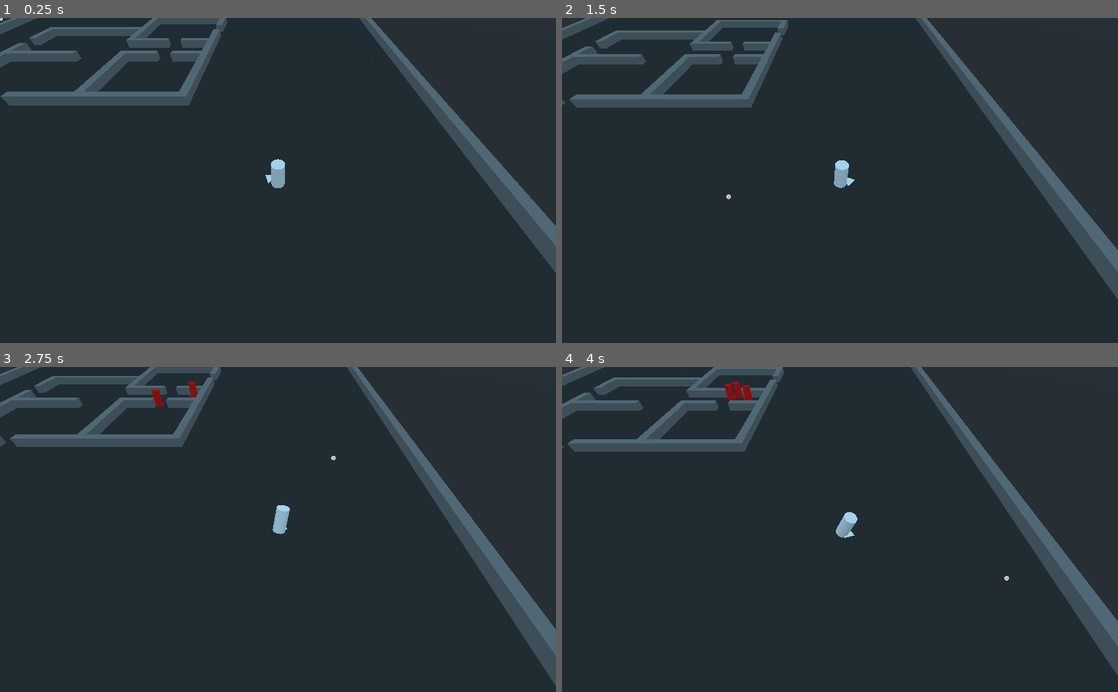
Above: before the commit, frames 1-4 (two rows, left to right).
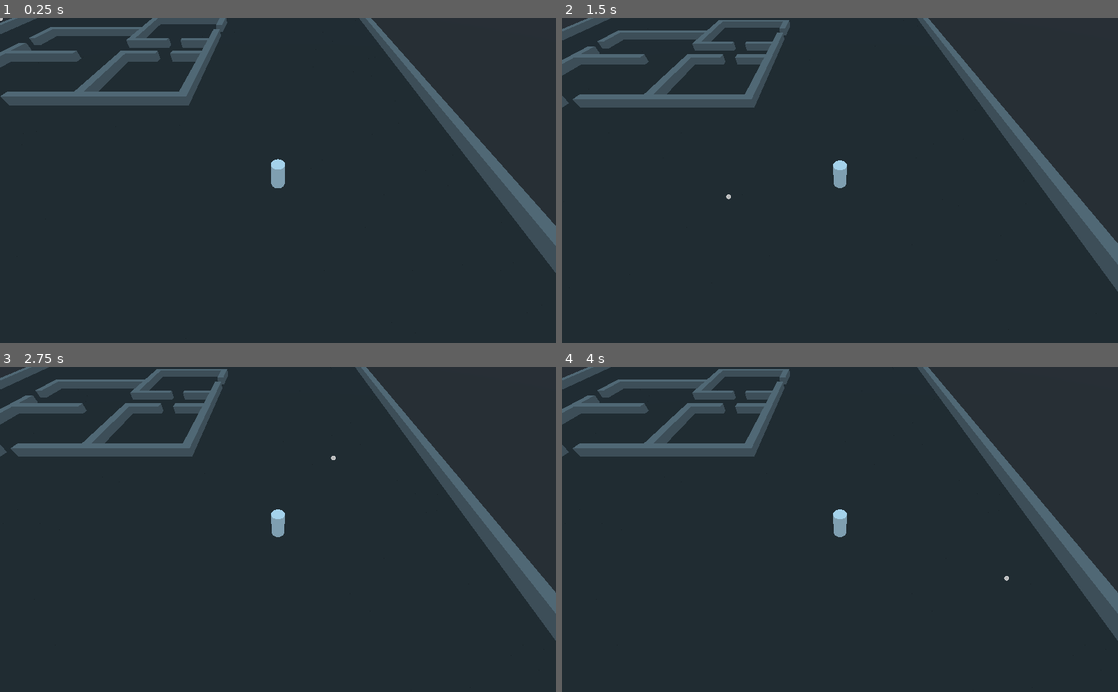
Above: after the commit, the same moments.

Repository: ciromdrs/BaseShooter
Game: Godot game, scene res://tests/Test1.tscn
Two runs of this game, one before a commit and one after it. Both use one fixed random seed, a clock stepped at 60 frames per second and the inputs below.
Inputs (mouse positions are in pixels of both pictures, inside the frame that each line leads up to):
- Up to frame 1 (0.25 s): no input
- Up to frame 2 (1.5 s): tap Enter (reset) at 0.5 s; move the mouse to (962, 164) at 0.52 s; hold D (move_right) 0.53-1.28 s; click (962, 164) at 0.6 s; move the mouse to (728, 196) at 1.27 s; hold Down (move_down) from 1.28 s (still down); tap Mouse wheel up (cam_zoom_in) at 1.35 s
- Up to frame 3 (2.75 s): click (166, 545) at 1.55 s; move the mouse to (333, 458) at 2.02 s; release Down (move_down) at 2.03 s; hold D (move_right) from 2.03 s (still down); hold Mouse wheel down (cam_zoom_out) from 2.03 s (still down); click (333, 458) at 2.3 s
- Up to frame 4 (4 s): move the mouse to (812, 594) at 2.77 s; release D (move_right) at 2.78 s; release Mouse wheel down (cam_zoom_out) at 2.78 s; hold W (move_up) 2.78-3.53 s; click (812, 594) at 2.85 s; move the mouse to (1006, 578) at 3.52 s; hold A (move_left) from 3.53 s (still down); click (1006, 578) at 3.6 s

The runs differ from the first frame. In frame 1, less than 0.1% of the frame differs, in the area x 47-49%, y 45-51%; in frame 2, 2.5%; in frame 3, 13%, in the area x 0-100%, y 0-99%; in frame 4, 11%.
Error after the commit: Parse Error: Can't preload resource at path: res://scripts/States.gd (res://scenes/Character.gd:7)

Commit message:
Move Character states to a separate script

Diff:
--- a/scenes/Character.gd
+++ b/scenes/Character.gd
@@ -3,47 +3,46 @@
 
 extends KinematicBody
 
+# imports
+var states = preload("res://scripts/States.gd").new()
 
-const IDLE = "idle"
-const WALKING = "walking"
-const ATTACKING = "attacking"
-const BEING_ATTACKED = "being_attacked"
 
-var state = IDLE
+# state and related variables
+var state = states.IDLE
 # Overall speed value. Other speeds are calculated from this one.
 export(int) var speed = 10 setget set_speed
 var move_speed = speed
 var rotation_speed = speed * PI/4
 var target:Vector3
 var invalid_transitions = {
-	ATTACKING: [IDLE, WALKING, ATTACKING],
-	BEING_ATTACKED: [IDLE, WALKING, ATTACKING]
+	states.ATTACKING: [states.IDLE, states.WALKING, states.ATTACKING],
+	states.BEING_ATTACKED: [states.IDLE, states.WALKING, states.ATTACKING]
 }
 
 
 func _ready():
-	$Model/AnimationPlayer.current_animation = "idle"
+	_set_animation("idle")
 
 
 func _process(delta):
 	var animplayer = $Model/AnimationPlayer
 	var animpos = animplayer.current_animation_position / animplayer.current_animation_length
-	if state == ATTACKING:
+	if state == states.ATTACKING:
 		animplayer.current_animation = "attacking"
 		if 0.2 < animpos and animpos < 0.3:
 			if $Attack.is_colliding():
 				$Attack.get_collider().be_attacked()
 		if almost_finished_animation():
-			state = IDLE
+			state = states.IDLE
 		return
-	if state == BEING_ATTACKED:
+	if state == states.BEING_ATTACKED:
 		animplayer.current_animation = "being_attacked"
 		if almost_finished_animation():
-			state = IDLE
+			state = states.IDLE
 		return
-	if state == IDLE:
+	if state == states.IDLE:
 		animplayer.current_animation = "idle"
-	elif state == WALKING:
+	elif state == states.WALKING:
 		animplayer.current_animation = "walking"
 
 	if target != null:
@@ -58,8 +57,8 @@
 
 # TODO: make character move to and look at the same target
 func move(movement: Vector3) -> void:
-	if valid_transition(WALKING):
-		state = WALKING
+	if valid_transition(states.WALKING):
+		state = states.WALKING
 		move_and_collide(movement*move_speed)
 
 
@@ -82,13 +81,13 @@
 
 
 func attack() -> void:
-	if valid_transition(ATTACKING):
-		state = ATTACKING
+	if valid_transition(states.ATTACKING):
+		state = states.ATTACKING
 
 
 func idle() -> void:
-	if valid_transition(IDLE):
-		state = IDLE
+	if valid_transition(states.IDLE):
+		state = states.IDLE
 
 
 func almost_finished_animation() -> bool:
@@ -102,5 +101,5 @@
 
 
 func be_attacked() -> void:
-	if valid_transition(BEING_ATTACKED):
-		state = BEING_ATTACKED
+	if valid_transition(states.BEING_ATTACKED):
+		state = states.BEING_ATTACKED
--- a/scenes/Enemy.gd
+++ b/scenes/Enemy.gd
@@ -19,7 +19,7 @@
 
 		if not path_to_chased.empty():
 			var next = path_to_chased[path_index]
-			if state in [IDLE, WALKING]:
+			if state in [states.IDLE, states.WALKING]:
 				move((next-global_transform.origin).normalized()*delta)
 				lerp_look_at(next)
 			if almost_equal(global_transform.origin, next):
@@ -28,7 +28,7 @@
 
 
 func _physics_process(delta):
-	if state != ATTACKING:
+	if state != states.ATTACKING:
 		if $Attack.is_colliding():
 			if $Attack.get_collider() == chased:
 				attack()
